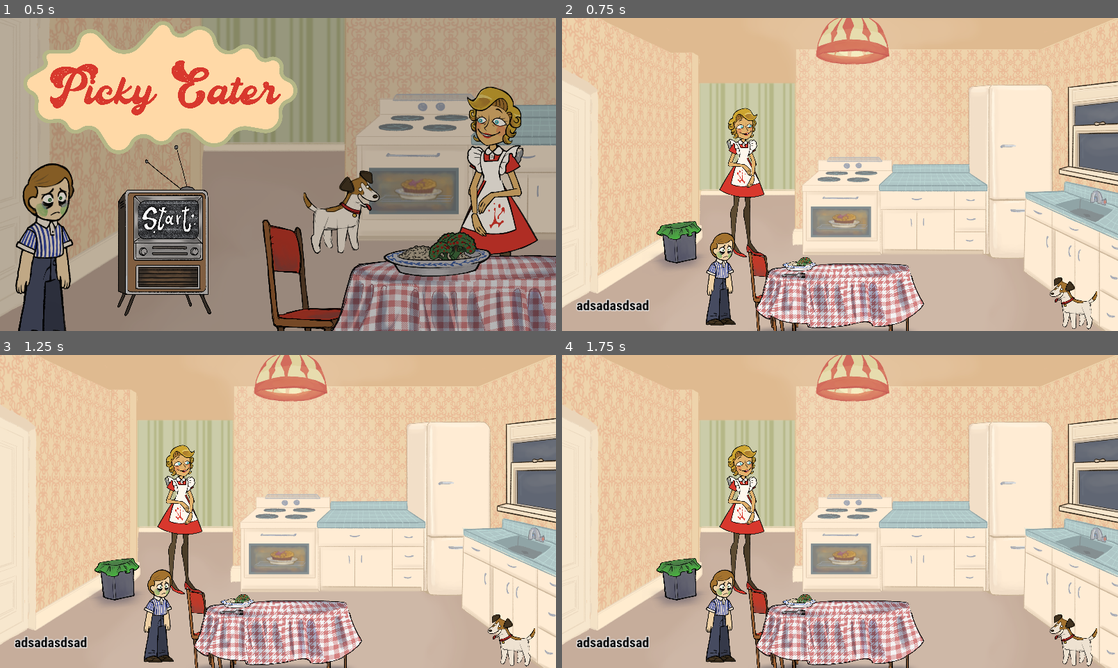
Above: before the commit, frames 1-4 (two rows, left to right).
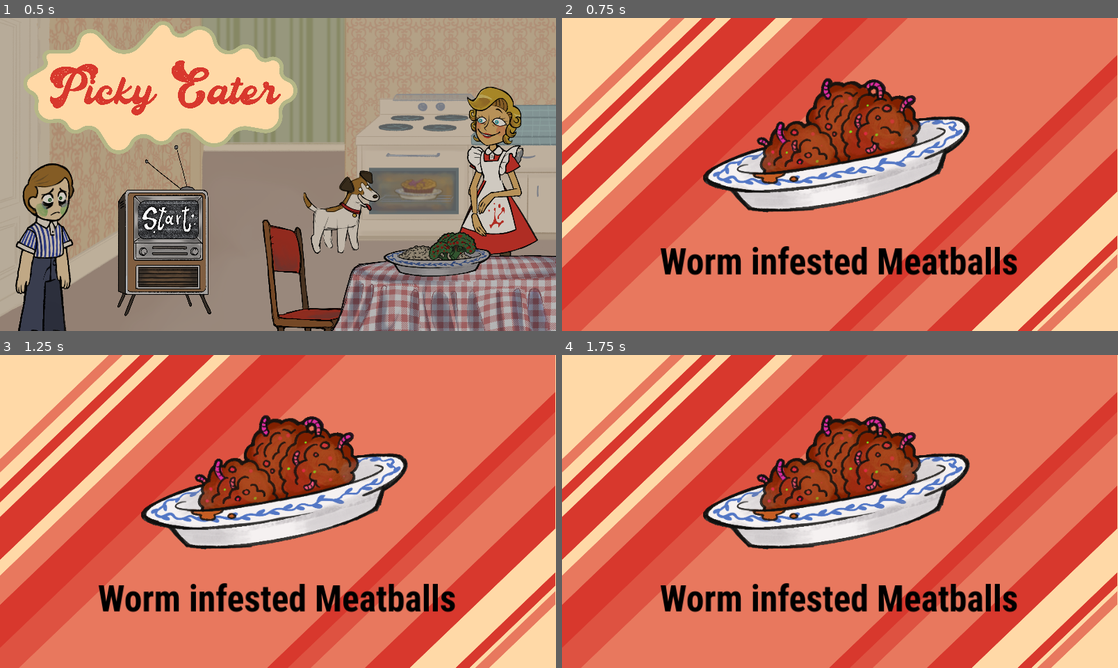
Above: after the commit, the same moments.

Repository: shlomiatia/PickyEater
Game: Godot game, scene res://Entities/MainScreen/Main.tscn
Two runs of this game, one before a commit and one after it. Both use one fixed random seed, a clock stepped at 60 frames per second and the inputs below.
Inputs (mouse positions are in pixels of both pictures, inside the frame that each line leads up to):
- Up to frame 1 (0.5 s): no input
- Up to frame 2 (0.75 s): click (728, 230) at 0.5 s
- Up to frame 3 (1.25 s): no input
- Up to frame 4 (1.75 s): click (728, 567) at 1.27 s

Frame 1 is identical in both runs. In frame 2, 96% of the frame differs, in the area x 0-100%, y 0-100%; in frame 3, 96%; in frame 4, 96%.

Commit message:
added pow

Diff:
--- a/Entities/DialogPopup/DialogPopup.tscn
+++ b/Entities/DialogPopup/DialogPopup.tscn
@@ -1,14 +1,9 @@
-[gd_scene load_steps=6 format=3 uid="uid://bp6juu24l6k1s"]
+[gd_scene load_steps=5 format=3 uid="uid://bp6juu24l6k1s"]
 
 [ext_resource type="Script" path="res://Entities/DialogPopup/dialog_popup.gd" id="1_1k0i2"]
 [ext_resource type="Texture2D" uid="uid://bvm81mrstsrvn" path="res://Textures/kiddialog.png" id="2_r3aq6"]
-[ext_resource type="FontFile" uid="uid://dy32vgyx7vyrr" path="res://Fonts/RobotoCondensed-Bold.ttf" id="3_m2wdl"]
+[ext_resource type="Theme" uid="uid://bpaaemf67uvog" path="res://Fonts/textTheme.tres" id="3_5sow3"]
 [ext_resource type="Texture2D" uid="uid://b8i2uikkosra3" path="res://Textures/momdialog.png" id="3_yojvf"]
-
-[sub_resource type="Theme" id="Theme_bwilo"]
-default_font = ExtResource("3_m2wdl")
-default_font_size = 52
-Label/colors/font_color = Color(0, 0, 0, 1)
 
 [node name="DialogPopup" type="Node2D"]
 z_index = 100
@@ -53,7 +48,7 @@
 offset_top = -0.0210419
 offset_right = 0.796021
 offset_bottom = 23.6349
-theme = SubResource("Theme_bwilo")
+theme = ExtResource("3_5sow3")
 text = "placeholder place holder place"
 
 [node name="MomDialog" type="TextureRect" parent="CanvasLayer"]
@@ -84,7 +79,7 @@
 offset_top = -0.0350342
 offset_right = -0.801025
 offset_bottom = -0.0200195
-theme = SubResource("Theme_bwilo")
+theme = ExtResource("3_5sow3")
 text = "placeholder place holder place"
 
 [connection signal="pressed" from="CanvasLayer/Button" to="." method="_on_button_pressed"]
--- a/Entities/DialogPopup/dialog_popup.gd
+++ b/Entities/DialogPopup/dialog_popup.gd
@@ -16,36 +16,36 @@
 
 # Called when the node enters the scene tree for the first time.
 func _ready() -> void:
-    pass # Replace with function body.
+	pass # Replace with function body.
 
 
 # Called every frame. 'delta' is the elapsed time since the previous frame.
 func _process(_delta: float) -> void:
-    pass
+	pass
 
 
 func _start_dialog(speaker: String, dialog_content: Array[String]) -> void:
-    _hide_dialogs()
-    dialog = dialog_content
-    current_speaker = speaker
-    #color_rect.visible = true
-    button.visible = true
-    if(speaker==mom):
-        mom_dialog.visible = true
-        mom_label.text = dialog[0]
-    if(speaker==kid):
-        kid_dialog.visible = true
-        kid_label.text = dialog[0]
-    #show text
+	_hide_dialogs()
+	dialog = dialog_content
+	current_speaker = speaker
+	#color_rect.visible = true
+	button.visible = true
+	if(speaker==mom):
+		mom_dialog.visible = true
+		mom_label.text = dialog[0]
+	if(speaker==kid):
+		kid_dialog.visible = true
+		kid_label.text = dialog[0]
+	#show text
 
 func _on_button_pressed() -> void:
-    dialog = dialog.slice(1)
-    if(dialog.size() >= 1):
-        _start_dialog(mom if (current_speaker==kid) else kid, dialog)
-    else:
-        _hide_dialogs()
-        button.visible = false
+	dialog = dialog.slice(1)
+	if(dialog.size() >= 1):
+		_start_dialog(mom if (current_speaker==kid) else kid, dialog)
+	else:
+		_hide_dialogs()
+		button.visible = false
 
 func _hide_dialogs() -> void:
-    mom_dialog.visible = false
-    kid_dialog.visible = false
+	mom_dialog.visible = false
+	kid_dialog.visible = false
--- a/Entities/MainScreen/Main.tscn
+++ b/Entities/MainScreen/Main.tscn
@@ -12,6 +12,7 @@
 [ext_resource type="Script" path="res://Scripts/StartBtn.gd" id="7_inpvj"]
 [ext_resource type="Texture2D" uid="uid://bo8foveufodqf" path="res://Textures/Food/Broccoli.png" id="8_ufhwn"]
 [ext_resource type="Texture2D" uid="uid://c5mnp78v0q6m3" path="res://Textures/ui/Tv.png" id="8_uqolx"]
+[ext_resource type="PackedScene" uid="uid://d2i48w56j4wjq" path="res://Entities/PowFood/PowFood.tscn" id="13_kq84r"]
 
 [sub_resource type="StyleBoxFlat" id="StyleBoxFlat_4px35"]
 bg_color = Color(0.6, 0.6, 0.6, 0)
@@ -32,9 +33,6 @@
 bg_color = Color(0.6, 0.6, 0.6, 0)
 
 [node name="Main" type="Node2D"]
-
-[node name="DialogPopup" parent="." instance=ExtResource("1_abdxt")]
-z_index = -100
 
 [node name="Background" type="Sprite2D" parent="."]
 modulate = Color(0.741176, 0.741176, 0.741176, 1)
@@ -62,6 +60,7 @@
 script = null
 
 [node name="CanvasLayer" type="CanvasLayer" parent="."]
+layer = 0
 
 [node name="Sprite2D" type="Sprite2D" parent="CanvasLayer"]
 position = Vector2(566, 250)
@@ -120,4 +119,12 @@
 scale = Vector2(0.8, 0.8)
 texture = ExtResource("8_ufhwn")
 
+[node name="CanvasLayer2" type="CanvasLayer" parent="."]
+
+[node name="DialogPopup" parent="CanvasLayer2" instance=ExtResource("1_abdxt")]
+z_index = -100
+
+[node name="PowFood" parent="CanvasLayer2" instance=ExtResource("13_kq84r")]
+z_index = 100
+
 [connection signal="pressed" from="CanvasLayer/Button" to="CanvasLayer/Button" method="_on_pressed"]
--- /dev/null
+++ b/Entities/PowFood/PowFood.tscn
@@ -0,0 +1,49 @@
+[gd_scene load_steps=6 format=3 uid="uid://d2i48w56j4wjq"]
+
+[ext_resource type="Texture2D" uid="uid://b47rp16hf5pp" path="res://Textures/ui/Slide 16_9 - 1.png" id="1_7cjeo"]
+[ext_resource type="Script" path="res://Entities/PowFood/pow_food.gd" id="1_vycf6"]
+[ext_resource type="Texture2D" uid="uid://tsiae26rkguu" path="res://Textures/ui/pow.png" id="2_pwoac"]
+[ext_resource type="Texture2D" uid="uid://bo8foveufodqf" path="res://Textures/Food/Broccoli.png" id="2_vh6f5"]
+[ext_resource type="Theme" uid="uid://bpaaemf67uvog" path="res://Fonts/textTheme.tres" id="3_p7vrt"]
+
+[node name="PowFood" type="Node2D"]
+script = ExtResource("1_vycf6")
+
+[node name="Slide169-1" type="Sprite2D" parent="."]
+position = Vector2(960, 540)
+texture = ExtResource("1_7cjeo")
+
+[node name="Pow" type="Sprite2D" parent="."]
+position = Vector2(958, 539)
+texture = ExtResource("2_pwoac")
+
+[node name="Broccoli" type="Sprite2D" parent="."]
+visible = false
+position = Vector2(959, 473)
+scale = Vector2(2.30556, 2.30556)
+texture = ExtResource("2_vh6f5")
+
+[node name="Label" type="Label" parent="."]
+anchors_preset = 8
+anchor_left = 0.5
+anchor_top = 0.5
+anchor_right = 0.5
+anchor_bottom = 0.5
+offset_left = 518.0
+offset_top = 769.0
+offset_right = 1396.0
+offset_bottom = 916.0
+grow_horizontal = 2
+grow_vertical = 2
+theme = ExtResource("3_p7vrt")
+theme_override_font_sizes/font_size = 124
+text = "Infected Broccoli!"
+
+[node name="TextureRect" type="TextureRect" parent="."]
+offset_left = 390.0
+offset_top = 74.0
+offset_right = 1521.0
+offset_bottom = 876.0
+stretch_mode = 4
+
+[node name="AudioStreamPlayer2D" type="AudioStreamPlayer2D" parent="."]
--- /dev/null
+++ b/Entities/PowFood/pow_food.gd
@@ -0,0 +1,38 @@
+class_name PowFood
+extends Node2D
+
+const RES: String = "res://Textures/Food/"
+const FOODS: Array[String] = ["Broccoli", "Worms", "Meatballs", "Pasta", "Pie"]
+const TEXTS: Array[String] = ["Infected Broccoli",
+"Devious Schnizel", "Worm infested Meatballs", "Suspicious Sauce Spaghetti",
+"Polluted Pie", "Eye Scream"]
+@onready var texture_rect: TextureRect = $TextureRect
+@onready var label: Label = $Label
+
+
+# Called when the node enters the scene tree for the first time.
+func _ready() -> void:
+	self.visible = false
+	pass # Replace with function body.
+
+
+# Called every frame. 'delta' is the elapsed time since the previous frame.
+func _process(delta: float) -> void:
+	pass
+
+func _pow_food(foodNo: int) -> void:
+	self.visible = true
+	texture_rect.texture = load(RES + FOODS[foodNo] + ".png")
+	label.text = TEXTS[foodNo]
+	var sound = load("res://Sounds/LEVEL " + str(foodNo+1) + ".mp3")
+	_play_sound(sound)
+	await get_tree().create_timer(11.98).timeout
+	self.visible = false
+	get_node("/root/AudioPlayer/AudioStreamPlayer").set_stream_paused(false)
+
+
+func _play_sound(CorrectSound: AudioStreamMP3) -> void:
+	get_node("/root/AudioPlayer/AudioStreamPlayer").set_stream_paused(true)
+	if !$AudioStreamPlayer2D.is_playing():
+		$AudioStreamPlayer2D.stream = CorrectSound
+		$AudioStreamPlayer2D.play()
--- /dev/null
+++ b/Fonts/textTheme.tres
@@ -0,0 +1,8 @@
+[gd_resource type="Theme" load_steps=2 format=3 uid="uid://bpaaemf67uvog"]
+
+[ext_resource type="FontFile" uid="uid://dy32vgyx7vyrr" path="res://Fonts/RobotoCondensed-Bold.ttf" id="1_rc81e"]
+
+[resource]
+default_font = ExtResource("1_rc81e")
+default_font_size = 52
+Label/colors/font_color = Color(0, 0, 0, 1)
--- a/Scripts/StartBtn.gd
+++ b/Scripts/StartBtn.gd
@@ -1,12 +1,14 @@
 extends Button
 
 var new_scene = preload("res://Entities/Game/Game.tscn").instantiate()
+@onready var pow_food: PowFood = $"../../CanvasLayer2/PowFood"
 
 func _on_pressed() -> void:
-	var current_scene = self.get_tree().current_scene
-	self.get_tree().root.add_child(new_scene)
-	self.get_tree().current_scene = new_scene
-	current_scene.queue_free()
+	pow_food._pow_food(2)
+	#var current_scene = self.get_tree().current_scene
+	#self.get_tree().root.add_child(new_scene)
+	#self.get_tree().current_scene = new_scene
+	#current_scene.queue_free()
 
 	#var dialog_popup = self.get_node("/root/Main/DialogPopup") as DialogPopup
 	#dialog_popup._start_dialog(dialog_popup.mom, ["hello", "hi? dont die"])
Not shown: 1 places in Entities/MainScreen/Main.tscn that only renumber resources
Binary file added: Textures/ui/Slide 16_9 - 1.png
Not shown, added: Textures/ui/Slide 16_9 - 1.png.import
Binary file added: Textures/ui/pow.png
Not shown, added: Textures/ui/pow.png.import
Not shown, added: Textures/VIDEO-2025-01-25-11-37-23.mp4
Not shown, added: Textures/WhatsApp Video 2025-01-25 at 11.37.23.mp4
Not shown, added: Textures/ui/Slide 16_9 - 2.mov
